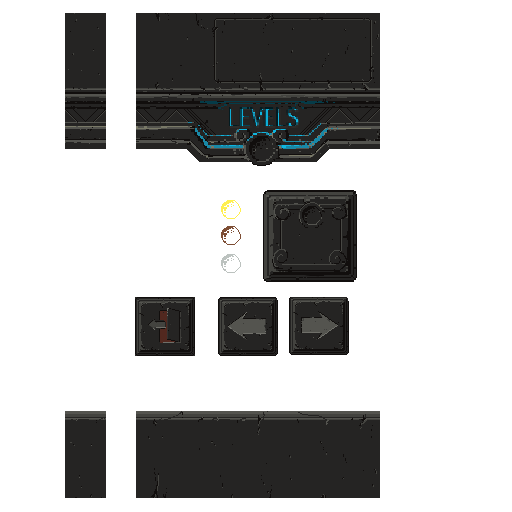
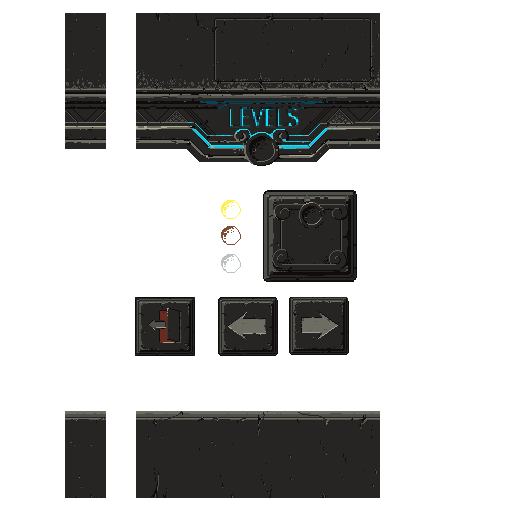
Layered file, before and after one edit (512 x 512). Changes by layer:
painted on "Layer 0" over (65, 13, 380, 498)
